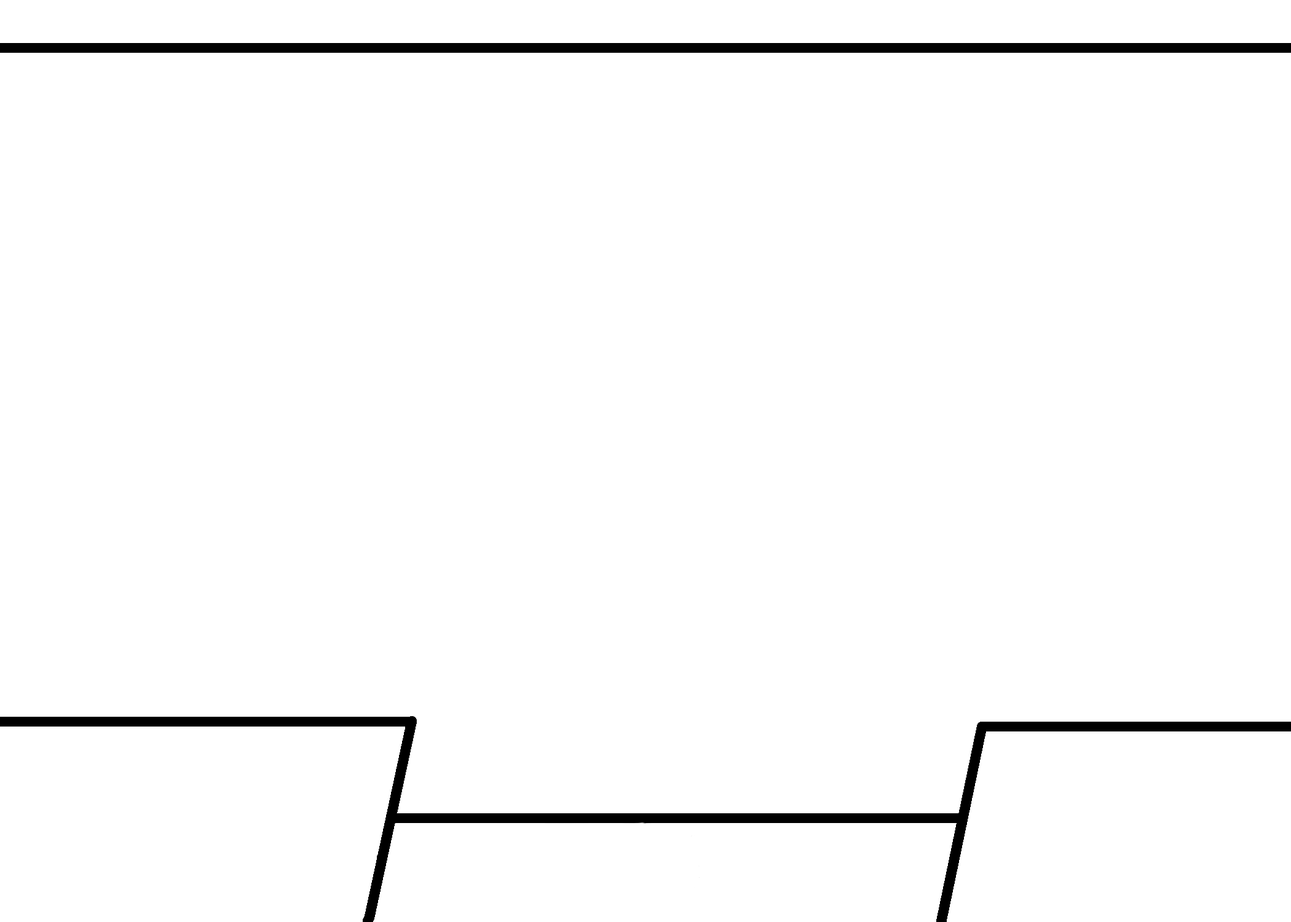
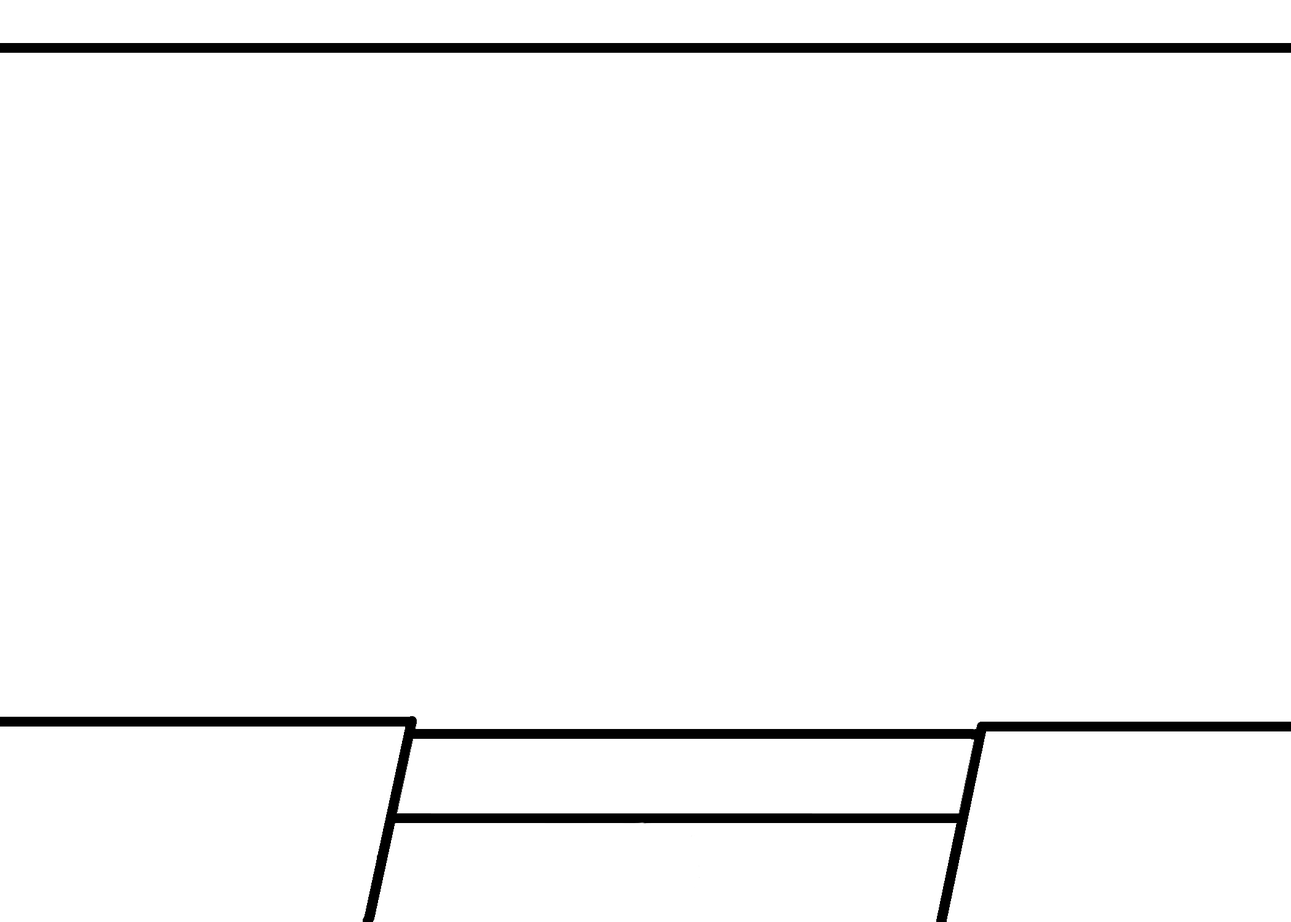
The second 1291x922 image is a revision of the first. Changes to its layers:
painted on "Layer 0" over [396, 729, 978, 815]
